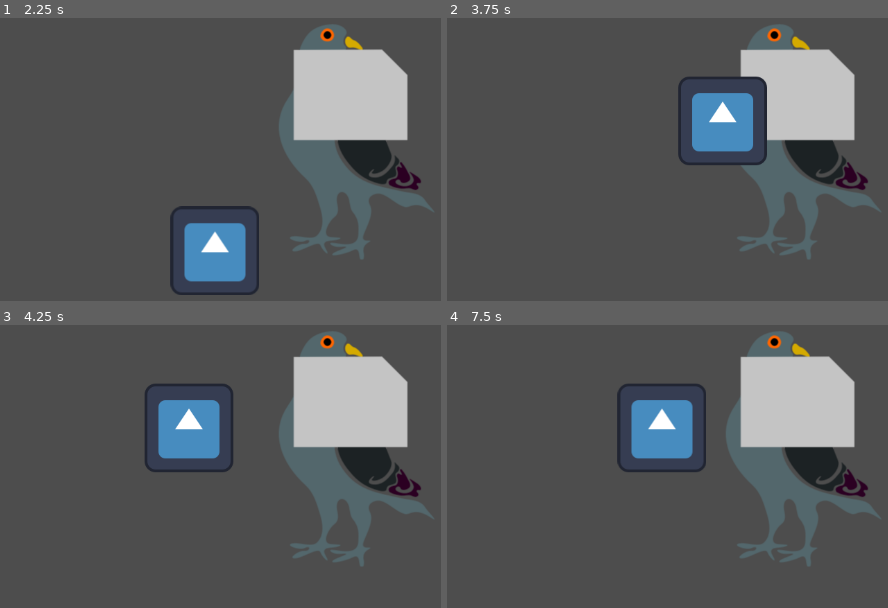
Above: before the commit, frames 1-4 (two rows, left to right).
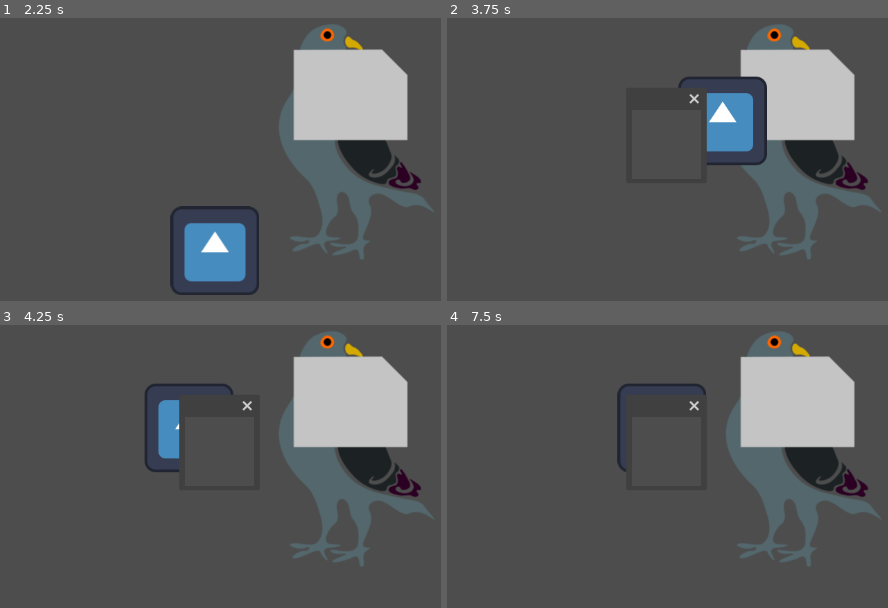
Above: after the commit, the same moments.

Repository: ericdrosas87/godot-collision-test
Game: Godot game, scene res://controls_test.tscn
Two runs of this game, one before a commit and one after it. Both use one fixed random seed, a clock stepped at 60 frames per second and the inputs below. The engine's default icon, where the game draws it, is replaced by a stand-in: a white triangle on a blue panel in a dark square.
Inputs:
- Up to frame 1 (2.25 s): tap Enter at 0.5 s; hold Right (ui_right) 0.53-1.28 s; hold Down (ui_down) 1.28-2.03 s; hold Right (ui_right) from 2.03 s (still down)
- Up to frame 2 (3.75 s): release Right (ui_right) at 2.78 s; hold Up (ui_up) 2.78-3.53 s; hold Left (ui_left) from 3.53 s (still down)
- Up to frame 3 (4.25 s): keep holding Left (ui_left)
- Up to frame 4 (7.5 s): release Left (ui_left) at 5.03 s; hold Down (ui_down) 5.03-5.78 s; hold Right (ui_right) 5.78-6.53 s; hold Up (ui_up) 6.53-7.28 s; hold Right (ui_right) from 7.28 s (still down)

Frame 1 is identical in both runs. In frame 2, 0.9% of the frame differs, in the area x 52-59%, y 24-52%; in frame 3, 2.2%; in frame 4, 3.2%, in the area x 40-59%, y 24-52%.

Commit message:
Added window upon collion

Diff:
--- a/actor.gd
+++ b/actor.gd
@@ -1,9 +1,10 @@
 extends Sprite2D
 
 var speed = 100
-
+var popup = null
 # Called when the node enters the scene tree for the first time.
 func _ready() -> void:
+	popup = get_node("../../window")
 	pass # Replace with function body.
 
 
@@ -21,3 +22,4 @@
 
 func _on_pigeonarea_area_entered(area: Area2D) -> void:
 	print("hit!")
+	popup.show()
--- a/controls_test.tscn
+++ b/controls_test.tscn
@@ -6,6 +6,7 @@
 [ext_resource type="Script" path="res://pigeon_area.gd" id="4_28ygk"]
 [ext_resource type="Script" path="res://pigeon_collision_area.gd" id="4_ypd3n"]
 [ext_resource type="Script" path="res://collision_shape_2d.gd" id="6_oh432"]
+[ext_resource type="Script" path="res://window.gd" id="7_hsav7"]
 
 [sub_resource type="RectangleShape2D" id="RectangleShape2D_71ak1"]
 resource_local_to_scene = true
@@ -40,5 +41,22 @@
 shape = SubResource("RectangleShape2D_hl27u")
 script = ExtResource("6_oh432")
 
+[node name="window" type="Window" parent="."]
+initial_position = 1
+script = ExtResource("7_hsav7")
+
+[node name="pop" type="Popup" parent="window"]
+initial_position = 1
+
+[node name="PopupMenu" type="PopupMenu" parent="window/pop"]
+initial_position = 1
+item_count = 2
+item_0/text = "I'm a friend!"
+item_0/checkable = 2
+item_1/text = "I'm an enemy!"
+item_1/checkable = 2
+item_1/id = 1
+
 [connection signal="area_entered" from="pigeon-area" to="actor-area/actor" method="_on_pigeonarea_area_entered"]
 [connection signal="area_entered" from="actor-area" to="pigeon-area/pigeon-collision-area" method="_on_actorarea_area_entered"]
+[connection signal="close_requested" from="window" to="window" method="_on_close_requested"]
--- a/project.godot
+++ b/project.godot
@@ -14,3 +14,7 @@
 run/main_scene="res://controls_test.tscn"
 config/features=PackedStringArray("4.3", "Forward Plus")
 config/icon="res://icon.svg"
+
+[display]
+
+window/subwindows/embed_subwindows=false
--- /dev/null
+++ b/window.gd
@@ -0,0 +1,12 @@
+extends Window
+# Called when the node enters the scene tree for the first time.
+func _ready() -> void:
+	hide()
+
+# Called every frame. 'delta' is the elapsed time since the previous frame.
+func _process(delta: float) -> void:
+	pass
+
+
+func _on_close_requested() -> void:
+	hide()
Not shown: 1 places in controls_test.tscn that only renumber resources
